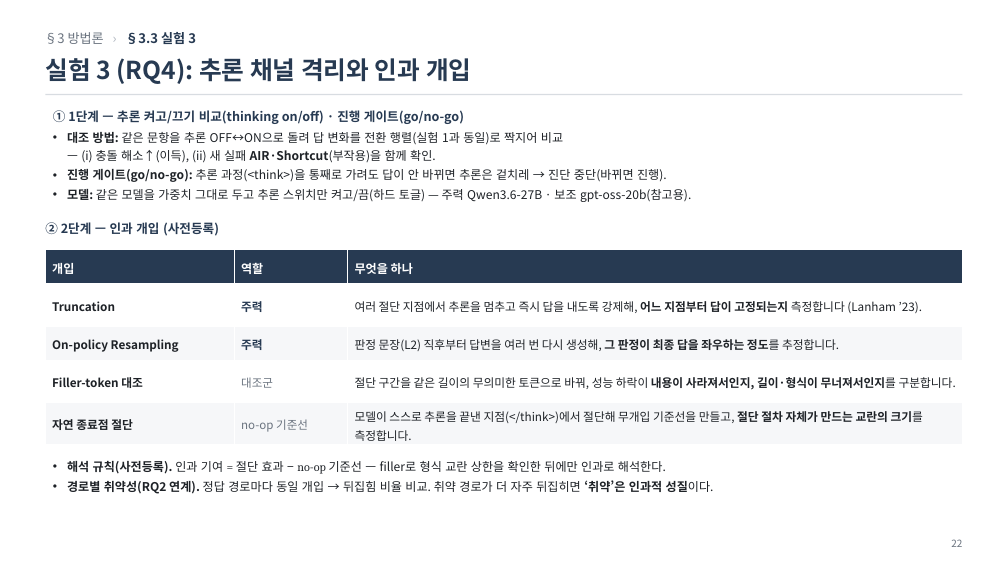
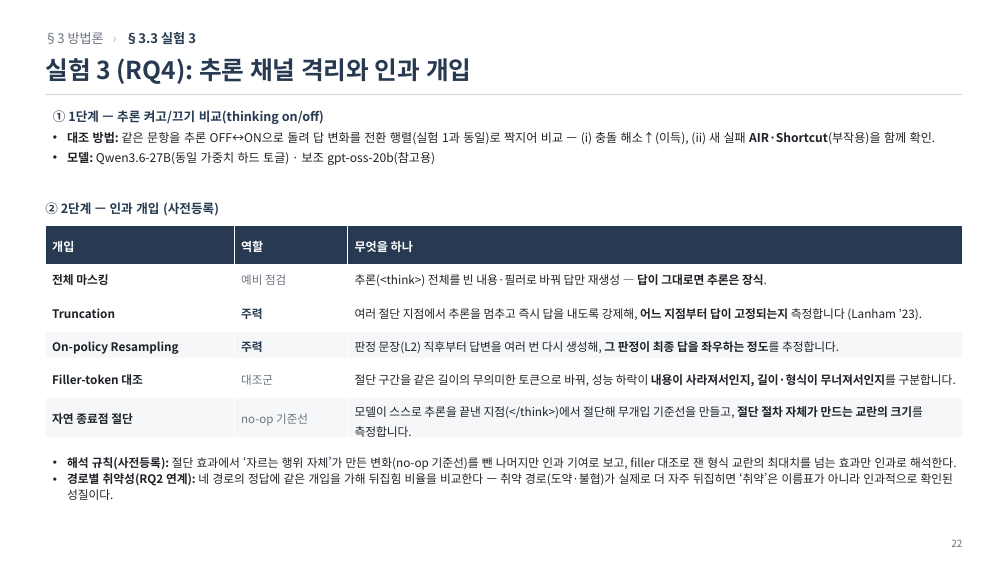
Before and after one commit to jin-ryu/thinkconflict, a slide deck: slide 22 of docs/ThinkConflict_연구보고.pptx. Drawn at 1008x567 pixels with LibreOffice and Linux fonts; fonts in the diff are those of the drawing. Boxes give left, top, right and bottom in pixels: in the first picture for what was removed or moved away, otherwise in the second. Text is boxed around its words. In the diff, an @@ line names an element or a change of style, - is before the commit and + after.

```diff
--- a/docs/ThinkConflict_연구보고.pptx
+++ b/docs/ThinkConflict_연구보고.pptx
@@ text at (53, 110, 324, 124): text changed @@
-① 1단계 — 추론 켜고/끄기 비교(thinking on/off) · 진행 게이트(go/no-go)
+① 1단계 — 추론 켜고/끄기 비교(thinking on/off)
@@ text at (67, 152, 435, 165): text changed @@
-• 진행 게이트(go/no-go): 추론 과정(<think>)을 통째로 가려도 답이 안 바뀌면 추론은 겉치레 → 진단 중단(바뀌면 진행).
-• 모델: 같은 모델을 가중치 그대로 두고 추론 스위치만 켜고/끔(하드 토글) — 주력 Qwen3.6-27B · 보조 gpt-oss-20b(참고용).
+• 모델: Qwen3.6-27B(동일 가중치 하드 토글) · 보조 gpt-oss-20b(참고용)
@@ text "② 2단계 — 인과 개입 ...": place and size @@
-text "② 2단계 — 인과 개입 ..." at (45, 222, 219, 236)
+text "② 2단계 — 인과 개입 ..." at (45, 202, 219, 216)
@@ table at (45, 225, 963, 441) @@
+row 2: 전체 마스킹 | 예비 점검 | 추론(<think>) 전체를 빈 내용·필러로 바꿔 답만 재생성 — 답이 그대로면 추론은 장식.
@@ table: place and size @@
-table at (45, 250, 963, 445)
+table at (45, 225, 963, 441)
@@ text at (67, 457, 957, 500): text changed; size 11.5 to 11.2 pt @@
-• 해석 규칙(사전등록). 인과 기여 = 절단 효과 − no-op 기준선 — filler로 형식 교란 상한을 확인한 뒤에만 인과로 해석한다.
-• 경로별 취약성(RQ2 연계). 정답 경로마다 동일 개입 → 뒤집힘 비율 비교. 취약 경로가 더 자주 뒤집히면 ‘취약’은 인과적 성질이다.
+• 해석 규칙(사전등록): 절단 효과에서 ‘자르는 행위 자체’가 만든 변화(no-op 기준선)를 뺀 나머지만 인과 기여로 보고, filler 대조로 잰 형식 교란의 최대치를 넘는 효과만 인과로 해석한다.
+• 경로별 취약성(RQ2 연계): 네 경로의 정답에 같은 개입을 가해 뒤집힘 비율을 비교한다 — 취약 경로(도약·불협)가 실제로 더 자주 뒤집히면 ‘취약’은 이름표가 아니라 인과적으로 확인된 성질이다.
```
Also in this commit, not shown: 1 other slide changed, 13 other files.
